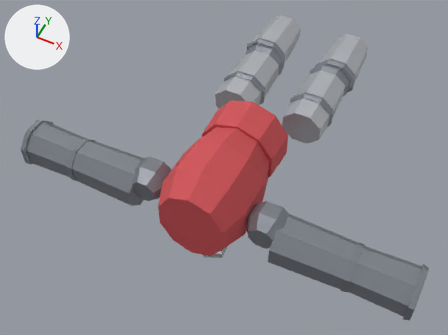
What one commit did to the glTF model client/public/models/armour/armor_brigandine.glb.
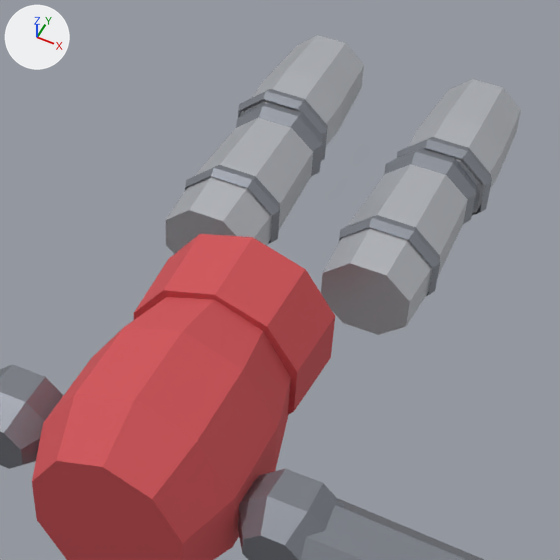
There are two pictures of each version: one whole from a 50 mm camera at (0.973, -3.622, 2.54) aimed at (-0.11, -1.456, -0.167), one close up on the part from 32% to 86% of the width and 0% to 72% of the height. Lighting does not change. The marker at upper left points along +X, +Y and +Z. The first two pictures are the older version. Vertices at exactly the same position are counted once.

Names of what the first close-up shows: 'Abdomen', 'LowerLegL', 'LowerLegR', 'Torso', 'UpperArmL', 'UpperArmR', 'UpperLegL', 'UpperLegR'.
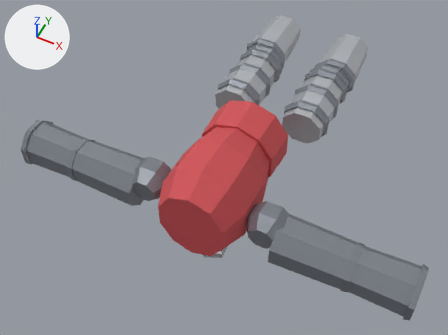
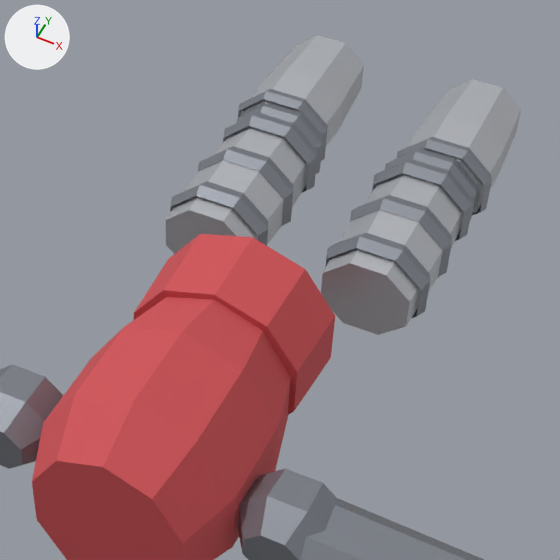
Changed parts and their boxes [x1, y1, x2, y2] in the close-ups (560 x 560 px):
part 1 of me_upperlegl, added
    after: [325, 233, 430, 318]
part 2 of me_upperlegl, added
    after: [350, 195, 452, 277]
part 3 of me_upperlegl, added
    after: [372, 159, 473, 241]
part 4 of me_upperlegl, deleted
    before: [339, 215, 440, 296]
part 5 of me_upperlegr, added
    after: [170, 181, 269, 246]
part 6 of me_upperlegr, added
    after: [198, 146, 294, 226]
part 7 of me_upperlegr, added
    after: [223, 113, 317, 193]
part 8 of me_upperlegr, deleted
    before: [185, 165, 280, 244]

Diff of the bpy script that builds the scene:
```diff
--- a/client/public/models/armour/armor_brigandine.glb.py
+++ b/client/public/models/armour/armor_brigandine.glb.py
@@ me_upperlegl @@
 # used by ob_upperlegl; location = (0.0, 0.0, 0.0)
-me_upperlegl.from_pydata(...)  # 72 vertices, 120 faces; spans x 0.085..0.355, y -1.12..-0.6, z -0.122..0.122
+me_upperlegl.from_pydata(...)  # 120 vertices, 184 faces; spans x 0.083..0.357, y -1.12..-0.6, z -0.124..0.124
+# me_upperlegl part 1: a new loose piece of 24 vertices spanning x 0.083..0.357, y -1.072..-1.008, z -0.124..0.124, in mat_darksteel (grey #90959e)
+# me_upperlegl part 2: a new loose piece of 24 vertices spanning x 0.083..0.357, y -0.912..-0.848, z -0.124..0.124, in mat_darksteel (grey #90959e)
+# me_upperlegl part 3: a new loose piece of 24 vertices spanning x 0.083..0.357, y -0.752..-0.688, z -0.124..0.124, in mat_darksteel (grey #90959e)
+# me_upperlegl part 4: the loose piece of 24 vertices spanning x 0.085..0.355, y -0.986..-0.934, z -0.122..0.122 is deleted
 me_upperlegl.materials.append(mat_steel)
@@ me_upperlegr @@
 # used by ob_upperlegr; location = (0.0, 0.0, 0.0)
-me_upperlegr.from_pydata(...)  # 72 vertices, 120 faces; spans x -0.355..-0.085, y -1.12..-0.6, z -0.122..0.122
+me_upperlegr.from_pydata(...)  # 120 vertices, 184 faces; spans x -0.357..-0.083, y -1.12..-0.6, z -0.124..0.124
+# me_upperlegr part 5: a new loose piece of 24 vertices spanning x -0.357..-0.083, y -1.072..-1.008, z -0.124..0.124, in mat_darksteel (grey #90959e)
+# me_upperlegr part 6: a new loose piece of 24 vertices spanning x -0.357..-0.083, y -0.912..-0.848, z -0.124..0.124, in mat_darksteel (grey #90959e)
+# me_upperlegr part 7: a new loose piece of 24 vertices spanning x -0.357..-0.083, y -0.752..-0.688, z -0.124..0.124, in mat_darksteel (grey #90959e)
+# me_upperlegr part 8: the loose piece of 24 vertices spanning x -0.355..-0.085, y -0.986..-0.934, z -0.122..0.122 is deleted
 me_upperlegr.materials.append(mat_steel)
```
